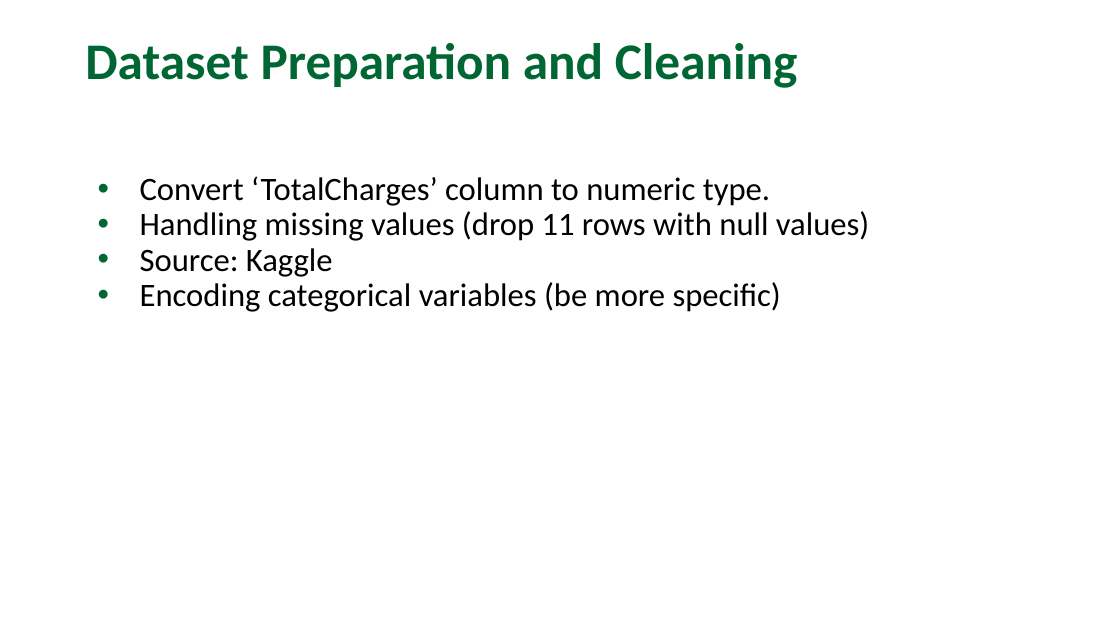
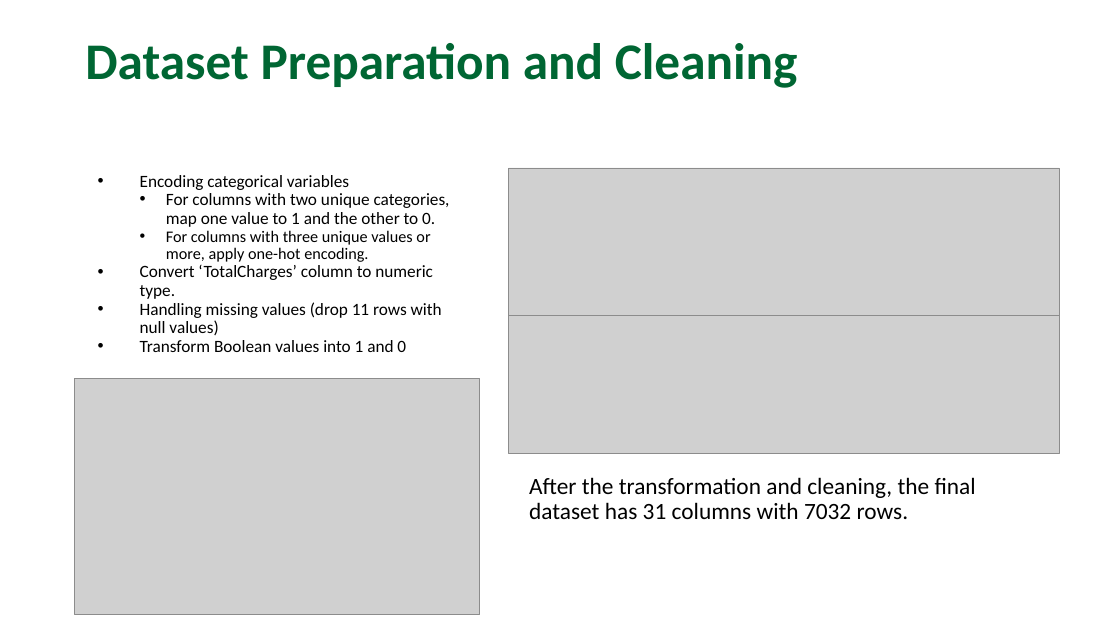
Before and after one commit to annguyenhuynh/AIT736-Team3, a slide deck: slide 6 of slides/AIT736_Final_Project_AnHuynh.pptx (slide 7 before the commit). Drawn at 1120x630 pixels with LibreOffice and Linux fonts; fonts in the diff are those of the drawing; grey boxes stand for pictures; background and template pictures are left out. Boxes give left, top, right and bottom in pixels: in the first picture for what was removed or moved away, otherwise in the second. Text is boxed around its words. In the diff, an @@ line names an element or a change of style, - is before the commit and + after.

Commit message:
update ppt slides

```diff
--- a/slides/AIT736_Final_Project_AnHuynh.pptx
+++ b/slides/AIT736_Final_Project_AnHuynh.pptx
@@ text at (140,175,450,262): paragraphs added @@
+• Encoding categorical variables
+  • For columns with two unique categories, map one value to 1 and the other to 0.
+    • For columns with three unique values or more, apply one-hot encoding.
@@ picture added at (509,168,1060,328) @@
@@ text at (140,265,442,335): size 28 to 14.8 pt in "Convert ‘TotalCharges’ column to numeric type.", "Handling missing values (drop 11 rows with ..."; bullet colour #006633 to #000000 @@
@@ picture added at (509,315,1060,454) @@
@@ text at (140,340,406,352): text changed; size 28 to 14.8 pt @@
-• Source: Kaggle
-• Encoding categorical variables (be more specific)
+• Transform Boolean values into 1 and 0
@@ picture added at (75,378,480,615) @@
@@ text added at (529,477,976,519), 20 pt, text #000000 @@
+After the transformation and cleaning, the final dataset has 31 columns with 7032 rows.
```
Also in this commit, not shown: 5 other slides changed, 11 slides added, 11 slides removed.
